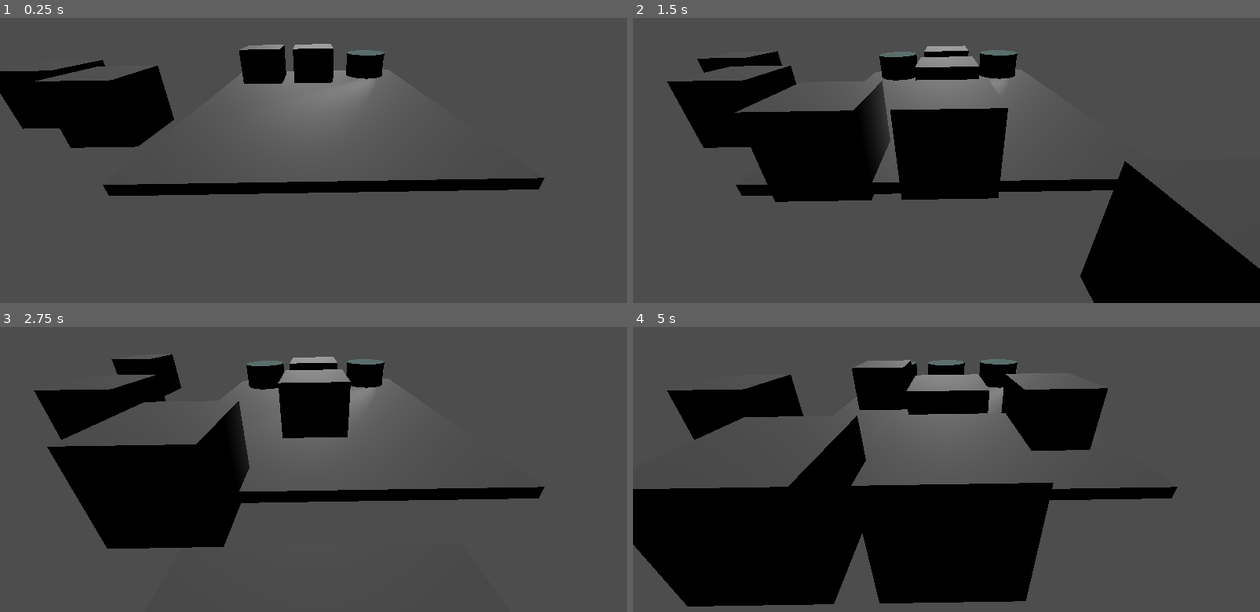
Above: before the commit, frames 1-4 (two rows, left to right).
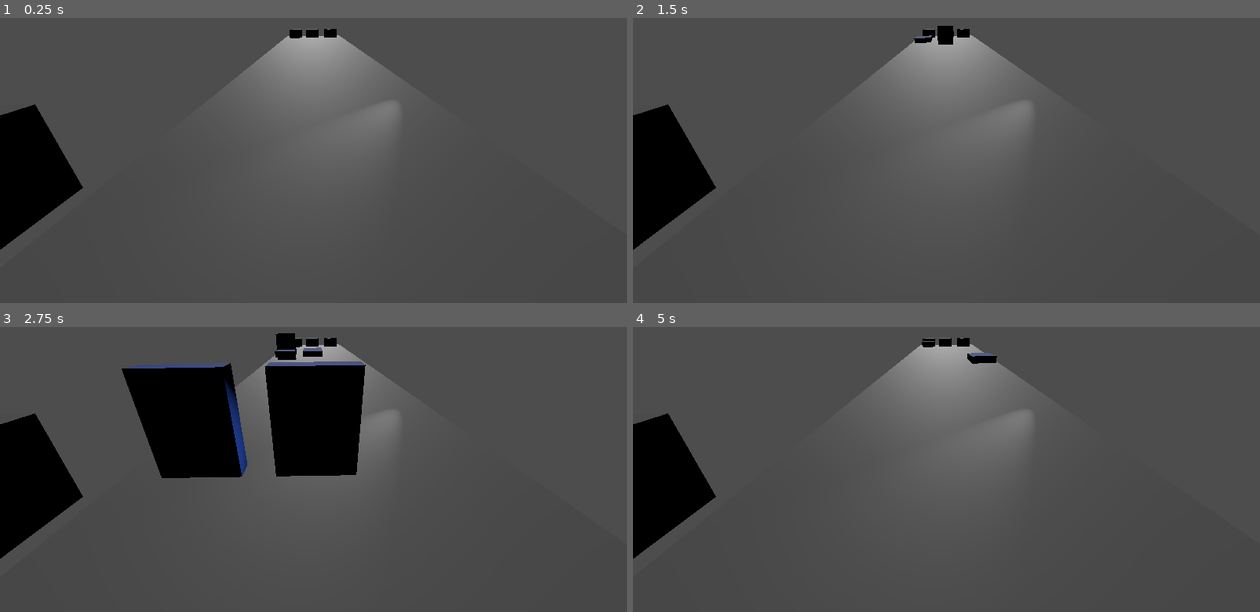
Above: after the commit, the same moments.

Repository: Clipake/hcr-supreme
Game: Godot game, scene res://temp.tscn
Same seed, same stepped clock (60 frames per second), same inputs: the game is played once before the commit and once after it.
Inputs:
- Up to frame 1 (0.25 s): no input
- Up to frame 2 (1.5 s): hold Right (ui_right) 0.53-1.28 s; hold Down (ui_down) from 1.28 s (still down)
- Up to frame 3 (2.75 s): release Down (ui_down) at 2.03 s; hold Right (ui_right) from 2.03 s (still down)
- Up to frame 4 (5 s): release Right (ui_right) at 2.78 s; hold Up (ui_up) 2.78-3.53 s; hold Left (ui_left) from 3.53 s (still down)

The runs differ from the first frame. In frame 1, 15% of the frame differs, in the area x 0-87%, y 3-82%; in frame 2, 32%; in frame 3, 24%; in frame 4, 38%, in the area x 0-87%, y 3-99%.

Commit message:
fun with animations '

Diff:
--- a/obstacle_new.gd
+++ b/obstacle_new.gd
@@ -2,11 +2,12 @@
 
 
 @export var speed = -10
+
 var start = Vector3.ZERO
 func initialize(start_pos: Vector3):
-	global_position = start_pos
+	position = start_pos
 	start = start_pos
-	print('start obstacle', start_pos)
+	get_node("FlipUpTimer").wait_time = randf_range(0.1, 1)
 func _physics_process(_delta: float) -> void:
 	global_position += Vector3(0, 0, speed*_delta)
 
@@ -19,3 +20,9 @@
 func _on_timer_timeout() -> void:
 	queue_free()
 	pass # Replace with function body.
+
+
+func _on_flip_up_timer_timeout() -> void:
+	print('its time to flip!')
+	get_node("AnimationPlayer").play("obstacle_flip_up")
+	pass # Replace with function body.
--- a/obstacle_new.tscn
+++ b/obstacle_new.tscn
@@ -1,30 +1,80 @@
-[gd_scene load_steps=4 format=3 uid="uid://3v528pdt3rxf"]
+[gd_scene load_steps=8 format=3 uid="uid://3v528pdt3rxf"]
 
 [ext_resource type="Script" uid="uid://brcpn0rfxrl6s" path="res://obstacle_new.gd" id="1_uyw5p"]
 
 [sub_resource type="BoxShape3D" id="BoxShape3D_q51th"]
 
+[sub_resource type="StandardMaterial3D" id="StandardMaterial3D_uyw5p"]
+albedo_color = Color(0.24313726, 0.4392157, 1, 1)
+
 [sub_resource type="BoxMesh" id="BoxMesh_iyses"]
+
+[sub_resource type="Animation" id="Animation_uyw5p"]
+resource_name = "obstacle_flip_up"
+length = 0.4
+tracks/0/type = "value"
+tracks/0/imported = false
+tracks/0/enabled = true
+tracks/0/path = NodePath("CollisionShape3D/MeshInstance3D:rotation")
+tracks/0/interp = 1
+tracks/0/loop_wrap = true
+tracks/0/keys = {
+"times": PackedFloat32Array(0, 0.4),
+"transitions": PackedFloat32Array(2.6390157, 1),
+"update": 0,
+"values": [Vector3(0, 0, 0), Vector3(1.5707964, 0, 0)]
+}
+
+[sub_resource type="Animation" id="Animation_8owox"]
+length = 0.001
+tracks/0/type = "value"
+tracks/0/imported = false
+tracks/0/enabled = true
+tracks/0/path = NodePath("CollisionShape3D/MeshInstance3D:rotation")
+tracks/0/interp = 1
+tracks/0/loop_wrap = true
+tracks/0/keys = {
+"times": PackedFloat32Array(0),
+"transitions": PackedFloat32Array(1),
+"update": 0,
+"values": [Vector3(0, 0, 0)]
+}
+
+[sub_resource type="AnimationLibrary" id="AnimationLibrary_8owox"]
+_data = {
+&"RESET": SubResource("Animation_8owox"),
+&"obstacle_flip_up": SubResource("Animation_uyw5p")
+}
 
 [node name="AnimatableBody3D" type="AnimatableBody3D"]
 script = ExtResource("1_uyw5p")
-speed = -9
 
 [node name="CollisionShape3D" type="CollisionShape3D" parent="."]
 shape = SubResource("BoxShape3D_q51th")
 disabled = true
 
-[node name="Node3D" type="Node3D" parent="."]
-
-[node name="MeshInstance3D" type="MeshInstance3D" parent="Node3D"]
+[node name="MeshInstance3D" type="MeshInstance3D" parent="CollisionShape3D"]
+transform = Transform3D(0.92093813, 0, 0, 0, 0.25228152, 0, 0, 0, 1.7496387, 0, 0, 0)
+material_overlay = SubResource("StandardMaterial3D_uyw5p")
 mesh = SubResource("BoxMesh_iyses")
+skeleton = NodePath("")
 
 [node name="VisibleOnScreenNotifier3D" type="VisibleOnScreenNotifier3D" parent="."]
-aabb = AABB(-0.47377384, -0.46723732, -0.473191, 0.9475477, 0.93447465, 0.946382)
+aabb = AABB(-0.43611935, -0.129814, -0.9050548, 0.8722387, 0.259628, 1.8101096)
 
 [node name="Timer" type="Timer" parent="."]
 wait_time = 3.0
 one_shot = true
 autostart = true
 
+[node name="AnimationPlayer" type="AnimationPlayer" parent="."]
+libraries = {
+&"": SubResource("AnimationLibrary_8owox")
+}
+
+[node name="FlipUpTimer" type="Timer" parent="."]
+one_shot = true
+autostart = true
+
 [connection signal="timeout" from="Timer" to="." method="_on_timer_timeout"]
+[connection signal="timeout" from="FlipUpTimer" to="." method="_on_flip_up_timer_timeout"]
--- a/temp.tscn
+++ b/temp.tscn
@@ -1,7 +1,6 @@
-[gd_scene load_steps=8 format=3 uid="uid://cegv7hhwbj0ou"]
+[gd_scene load_steps=7 format=3 uid="uid://cegv7hhwbj0ou"]
 
 [ext_resource type="Script" uid="uid://bevchg1iuqg06" path="res://temp_spawning.gd" id="1_f68d1"]
-[ext_resource type="PackedScene" uid="uid://cmlvoeh7qsj1n" path="res://obstacle.tscn" id="2_h2clf"]
 [ext_resource type="Script" uid="uid://d2et0n2c0tsps" path="res://camera_3d.gd" id="2_k81e3"]
 [ext_resource type="PackedScene" uid="uid://3v528pdt3rxf" path="res://obstacle_new.tscn" id="2_q51th"]
 [ext_resource type="Script" uid="uid://61pikdynxeah" path="res://spawnable.gd" id="4_h2clf"]
@@ -16,7 +15,7 @@
 obstacle_scene = ExtResource("2_q51th")
 
 [node name="Camera3D" type="Camera3D" parent="."]
-transform = Transform3D(-0.9998766, -0.01570728, -7.870836e-08, -0.014141593, 0.9002077, 0.43523106, -0.0068362253, 0.4351774, -0.90031874, -0.37297666, 1.2076778, -3.9195657)
+transform = Transform3D(-0.9998767, -0.01570728, -7.870837e-08, -0.014141594, 0.9002077, 0.4352311, -0.0068362257, 0.4351774, -0.9003188, -0.37297666, 1.2076778, -2.0126777)
 near = 0.001
 far = 3935.05
 script = ExtResource("2_k81e3")
@@ -31,8 +30,8 @@
 spot_angle = 12.084432
 
 [node name="CSGBox3D" type="CSGBox3D" parent="."]
-transform = Transform3D(1, 0, 0, 0, 1, 0, 0, 0, 1, -0.47123778, -0.42382813, 0.7204056)
-size = Vector3(4.610962, 0.15234375, 5.460022)
+transform = Transform3D(1, 0, 0, 0, 1, 0, 0, 0, 1, -0.47123778, -0.42382813, 8.890312)
+size = Vector3(4.610962, 0.15234375, 21.799835)
 
 [node name="DirectionalLight3D" type="DirectionalLight3D" parent="."]
 transform = Transform3D(1, 0, 0, 0, 0.9491951, 0.31468832, 0, -0.31468832, 0.9491951, 0.5106368, 1.3283353, 5.9175563)
@@ -42,11 +41,8 @@
 transform = Transform3D(1, 0, 0, 0, 1, 0, 0, 0, 1, 2.7375386, 0, -0.4601493)
 script = ExtResource("4_h2clf")
 
-[node name="Obstacle" parent="." instance=ExtResource("2_h2clf")]
-transform = Transform3D(1, 0, 0, 0, 1, 0, 0, 0, 1, 4.2351074, 0, 0)
-
 [node name="SpawnLocations" type="Node3D" parent="."]
-transform = Transform3D(1, 0, 0, 0, 1, 0, 0, 0, 1, 0, -2.3841858e-07, 2.5973542)
+transform = Transform3D(1, 0, 0, 0, 1, 0, 0, 0, 1, 0, -2.3841858e-07, 17.619652)
 
 [node name="MeshInstance3D" type="MeshInstance3D" parent="SpawnLocations"]
 transform = Transform3D(1, 0, 0, 0, 0.29711223, 0, 0, 0, 1, 0.91445136, 0, 0)
@@ -64,7 +60,6 @@
 surface_material_override/0 = SubResource("StandardMaterial3D_h2clf")
 
 [node name="Timer" type="Timer" parent="."]
-wait_time = 0.2
 autostart = true
 
 [connection signal="timeout" from="Timer" to="." method="_on_timer_timeout"]
